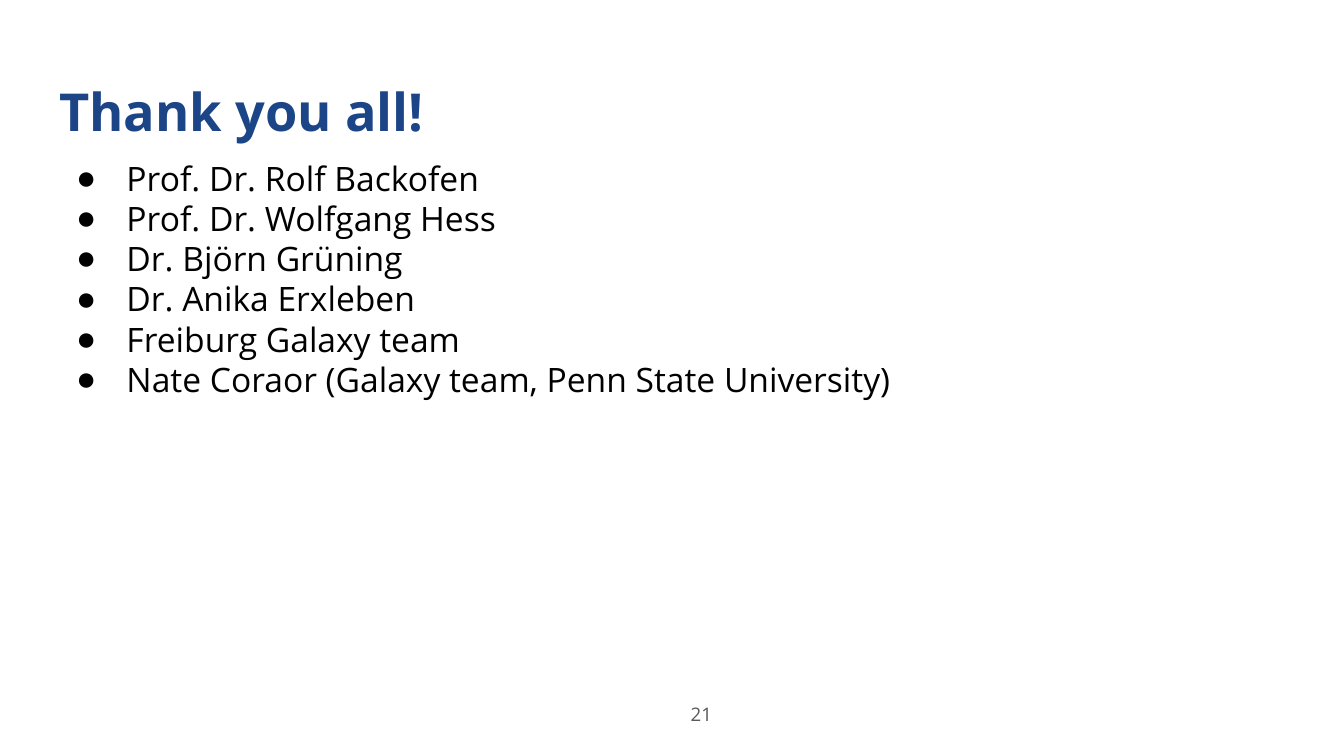
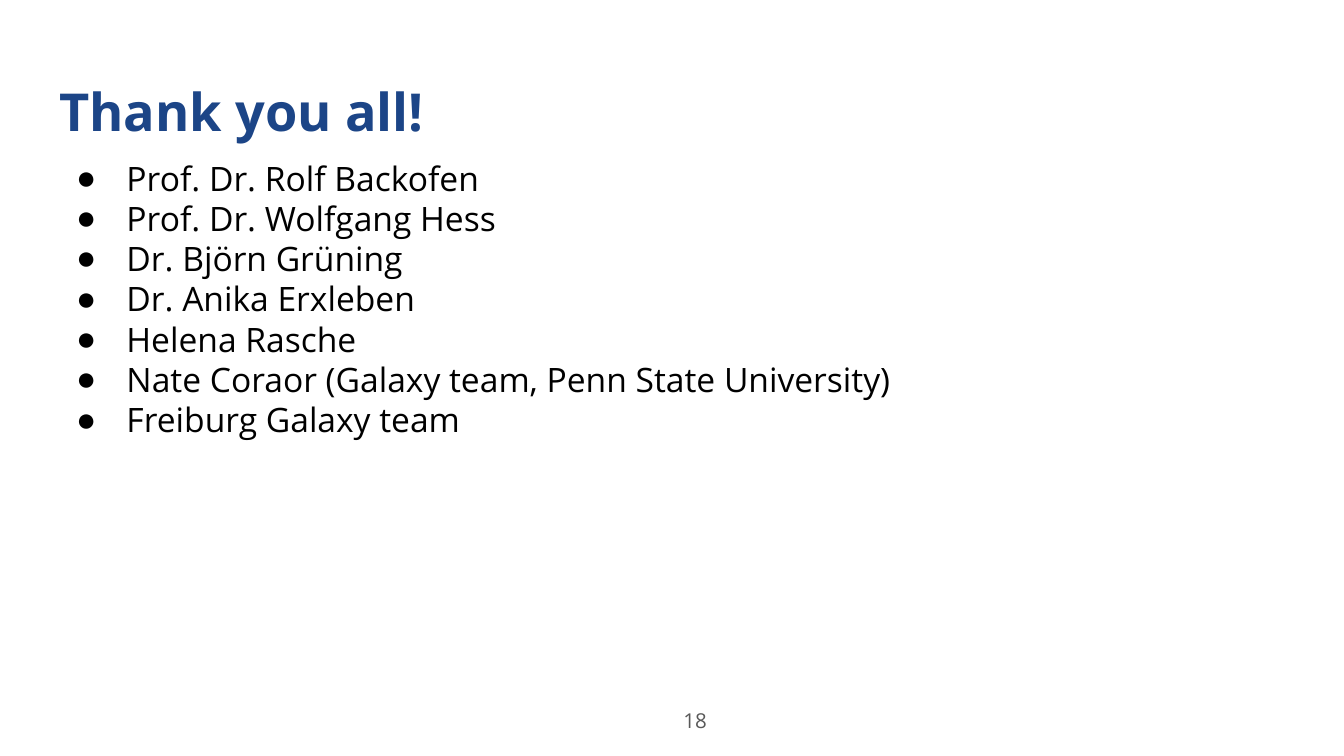
Before and after one commit to anuprulez/latex_master_thesis, a slide deck: slide 18 of Presentation_figures/Final_MasterThesisPresentation.odp (slide 21 before the commit). Drawn at 1344x756 pixels with LibreOffice and Linux fonts; fonts in the diff are those of the drawing. Boxes give left, top, right and bottom in pixels: in the first picture for what was removed or moved away, otherwise in the second. Text is boxed around its words. In the diff, an @@ line names an element or a change of style, - is before the commit and + after.

```diff
--- a/Presentation_figures/Final_MasterThesisPresentation.odp
+++ b/Presentation_figures/Final_MasterThesisPresentation.odp
@@ text at <box>126,326,890,400</box>: paragraphs added @@
+● Helena Rasche
+● Nate Coraor (Galaxy team, Penn State University)
@@ page number added at <box>683,713,706,728</box>, 11 pt, text #595959 @@
+18
@@ page number removed at <box>691,707,712,721</box> @@
-21
```
Also in this commit, not shown: 36 other slides changed, 22 slides added, 21 slides removed, 10 other files.
